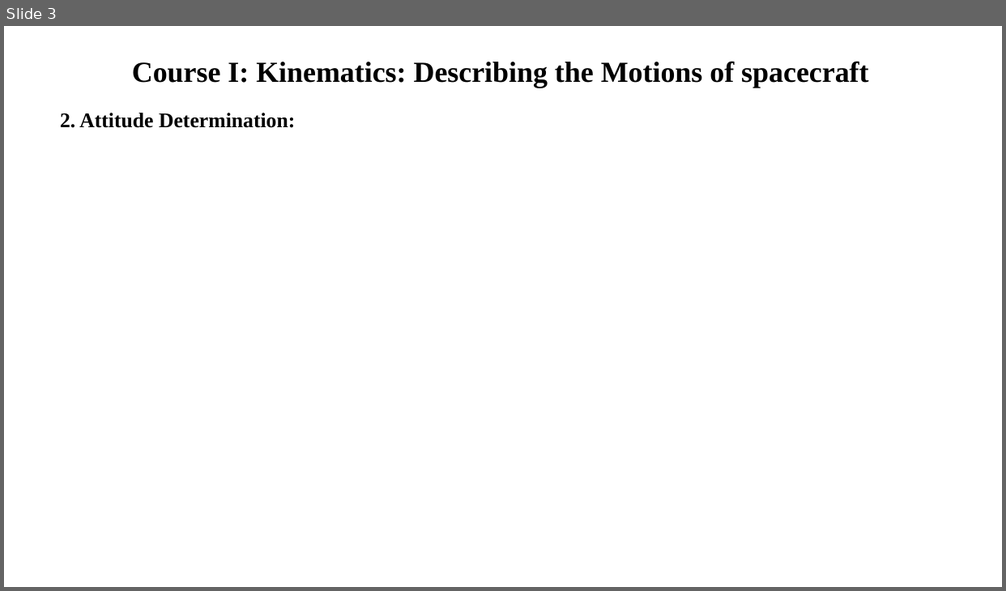
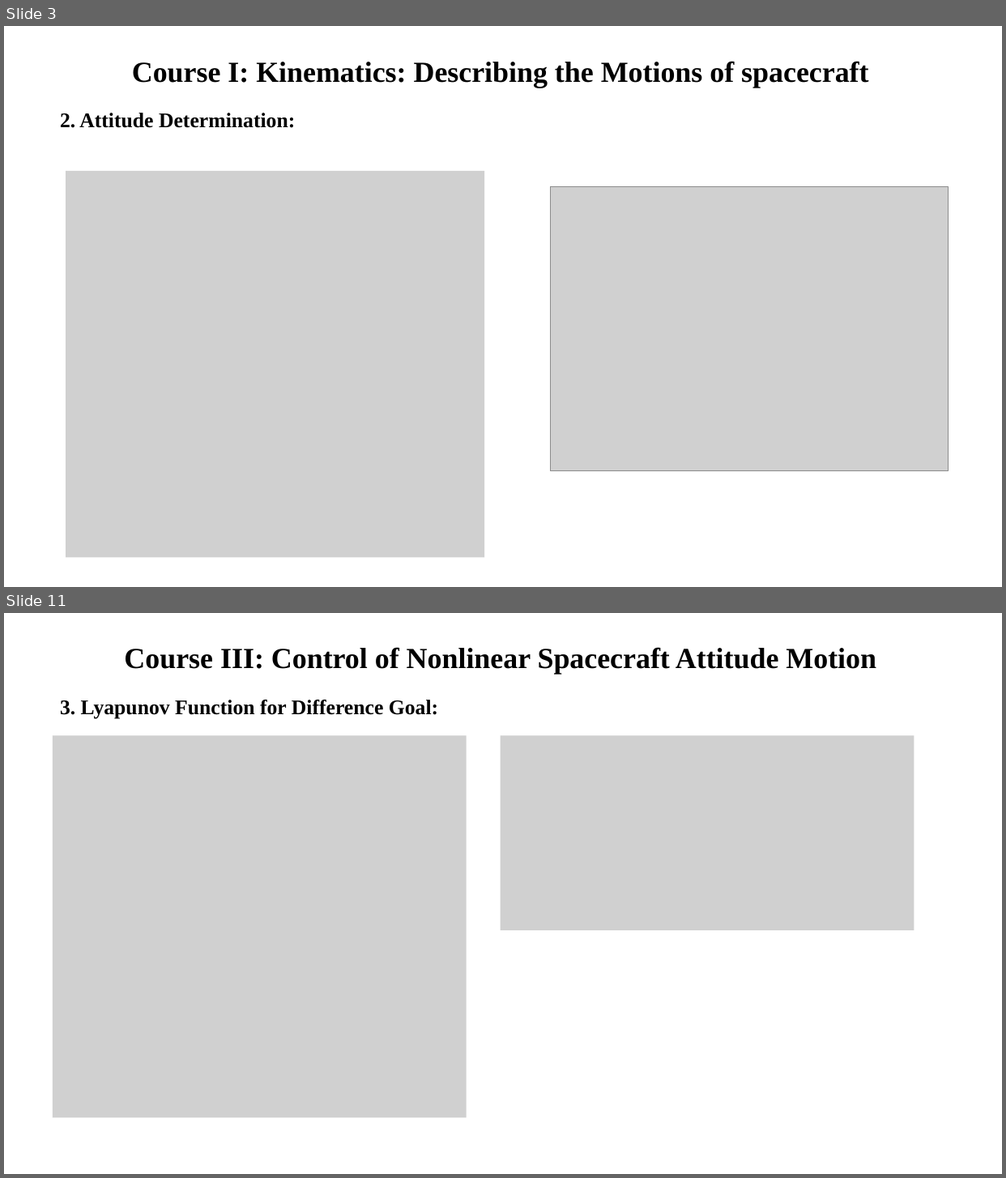
Before and after one commit to KalexxHoang/VTX_Report, a slide deck: Course report.pptx. Shown one above the other, each under a label of ours: slide 3 before the commit, slides 3 and 11 after it; the slides between them are not shown. The pictures are 1006x591 and 1006x1178 pixels, drawn with LibreOffice and Linux fonts; fonts in the diff are those of the drawing; grey boxes stand for pictures. Boxes give left, top, right and bottom in pixels: in the first picture for what was removed or moved away, otherwise in the second. Text is boxed around its words. In the diff, an @@ line names an element or a change of style, - is before the commit and + after.

```diff
--- a/Course report.pptx
+++ b/Course report.pptx
@@ slide 11 added at (4, 613, 1002, 1174), background #FFFFFF @@
@@ text added at (124, 647, 876, 674), 28 pt, text #000000, bold @@
+Course III: Control of Nonlinear Spacecraft Attitude Motion
@@ text added at (60, 700, 438, 719), 20 pt, text #000000, bold @@
+3. Lyapunov Function for Difference Goal:
@@ picture added at (53, 736, 467, 1118) @@
@@ picture added at (501, 736, 914, 931) @@
@@ slide 3 changed as well @@
@@ picture added at (66, 171, 484, 558) @@
@@ picture added at (551, 187, 948, 472) @@
```
Also in this commit, not shown: 1 other slide changed, 7 other slides added, 1 other file.
